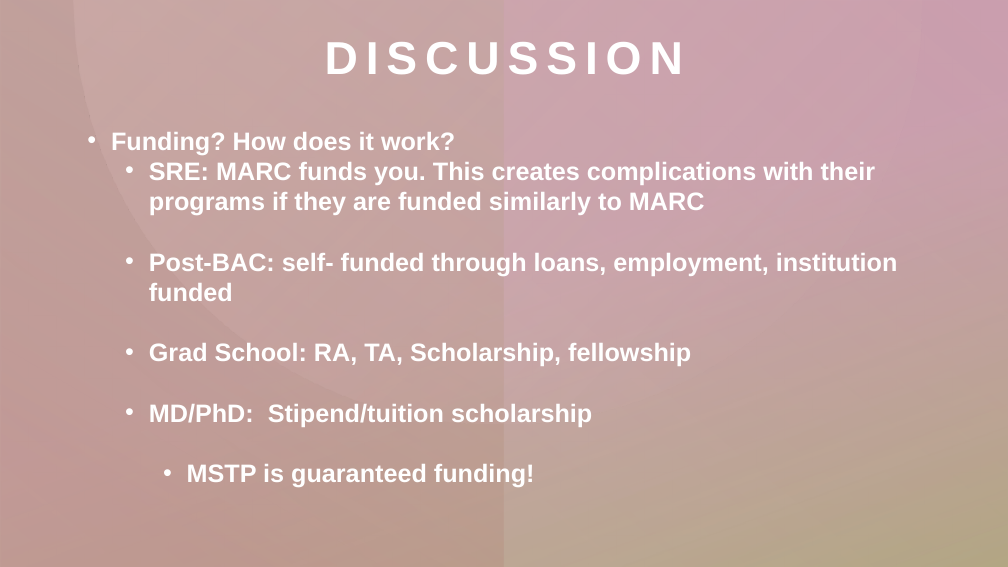
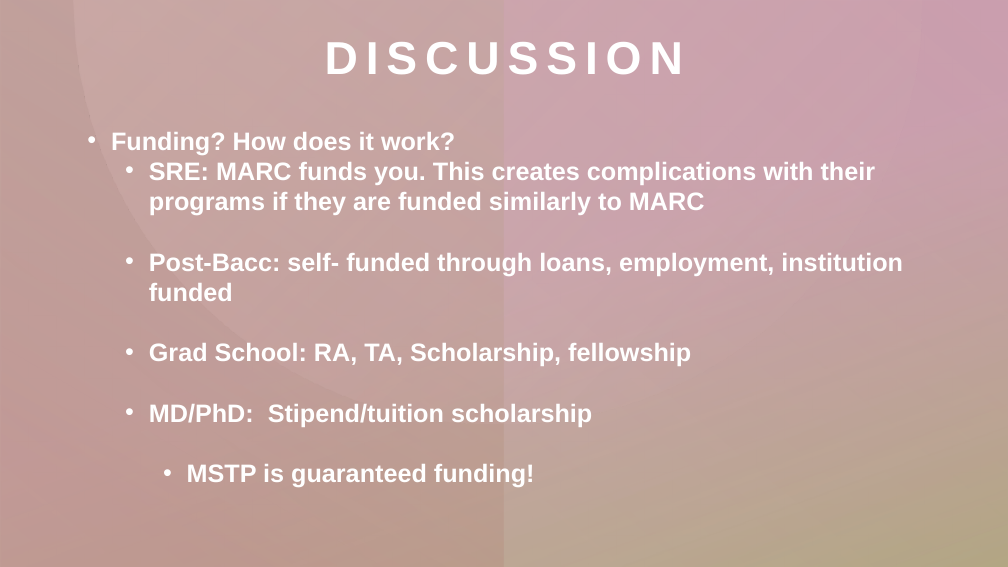
Before and after one commit to madmolecularman/MARC_Fall_2020, a slide deck: slide 11 of resources/gradschool/grad_school_session.pptx. Drawn at 1008x567 pixels with LibreOffice and Linux fonts; fonts in the diff are those of the drawing. Boxes give left, top, right and bottom in pixels: in the first picture for what was removed or moved away, otherwise in the second. Text is boxed around its words. In the diff, an @@ line names an element or a change of style, - is before the commit and + after.

```diff
--- a/resources/gradschool/grad_school_session.pptx
+++ b/resources/gradschool/grad_school_session.pptx
@@ text at [149, 253, 903, 301]: text changed @@
-  • Post-BAC: self- funded through loans, employment, institution funded
+  • Post-Bacc: self- funded through loans, employment, institution funded
```
Also in this commit, not shown: 7 other slides changed, 1 slide added.
